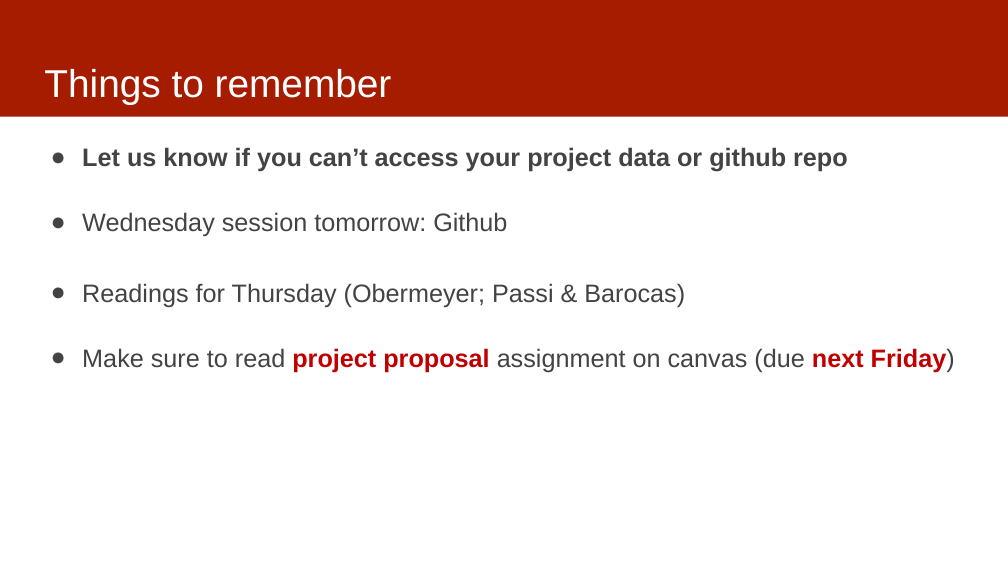
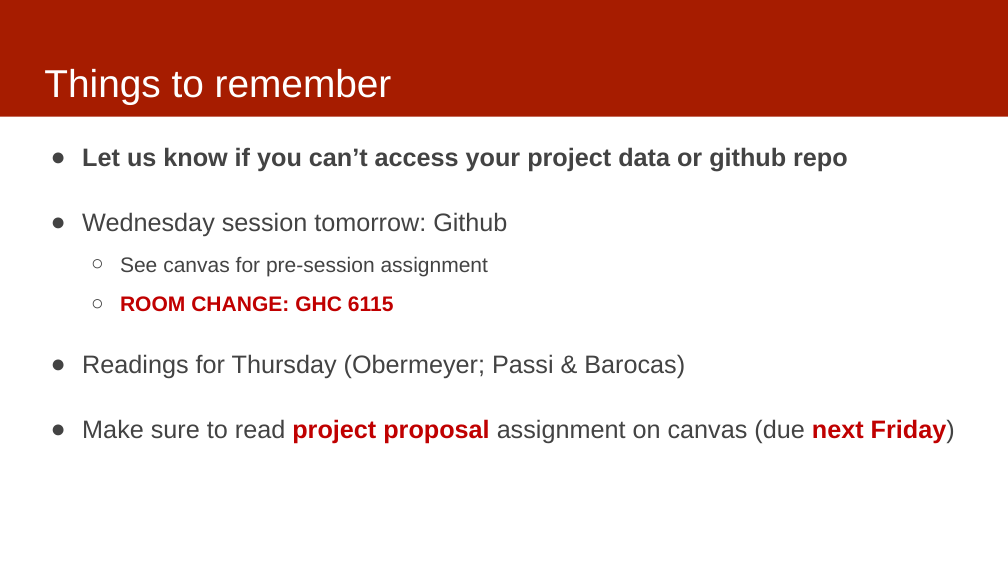
Before and after one commit to dssg/mlforpublicpolicylab, a slide deck: slide 28 of Lectures/06-data-exploration.pptx (slide 20 before the commit). Drawn at 1008x567 pixels with LibreOffice and Linux fonts; fonts in the diff are those of the drawing. Boxes give left, top, right and bottom in pixels: in the first picture for what was removed or moved away, otherwise in the second. Text is boxed around its words. In the diff, an @@ line names an element or a change of style, - is before the commit and + after.

```diff
--- a/Lectures/06-data-exploration.pptx
+++ b/Lectures/06-data-exploration.pptx
@@ text at <box>120,256,488,312</box>: paragraphs added @@
+  ○ See canvas for pre-session assignment
+  ○ ROOM CHANGE: GHC 6115
```
Also in this commit, not shown: 1 other slide changed.
